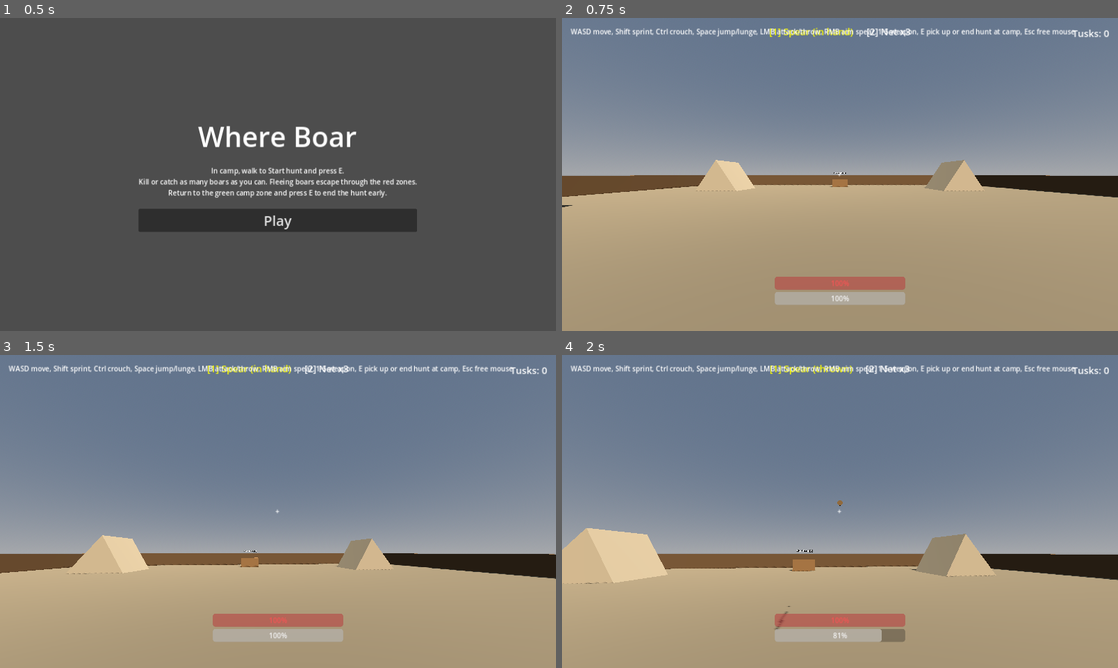
Above: before the commit, frames 1-4 (two rows, left to right).
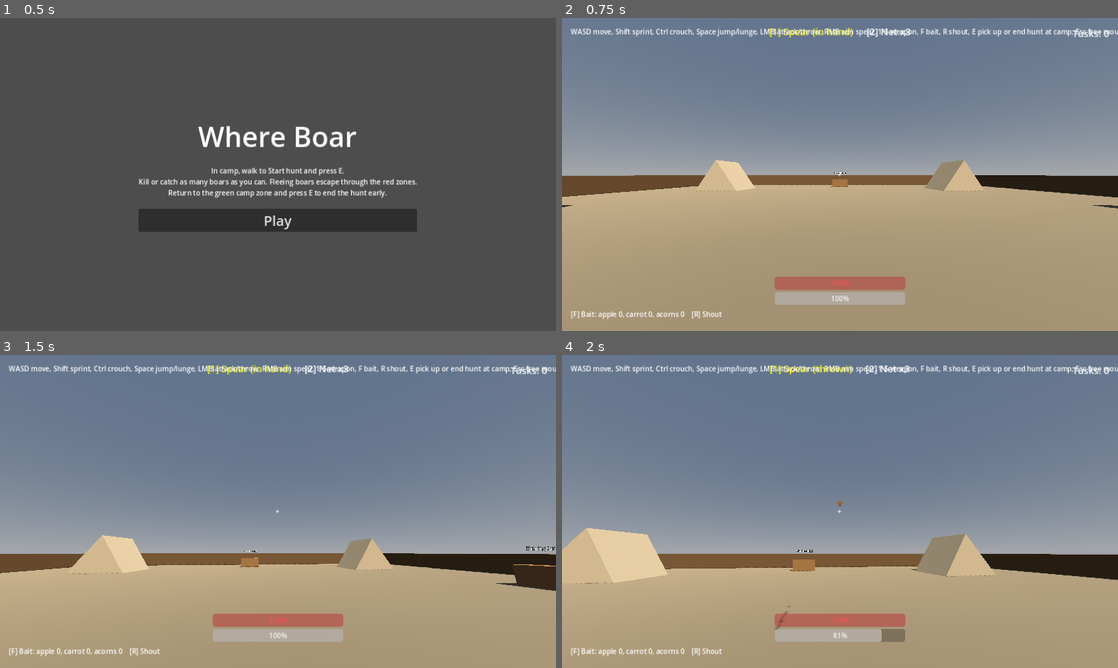
Above: after the commit, the same moments.

Repository: bageus/where-boar
Game: Godot game, scene res://game/bootstrap/app/main.tscn
Same seed, same stepped clock (60 frames per second), same inputs: the game is played once before the commit and once after it.
Inputs (mouse positions are in pixels of both pictures, inside the frame that each line leads up to):
- Up to frame 1 (0.5 s): no input
- Up to frame 2 (0.75 s): click "Play" at 0.5 s
- Up to frame 3 (1.5 s): tap Enter at 1.25 s; move the mouse to (305, 511) at 1.27 s; hold W (move_forward) from 1.28 s (still down); hold Right mouse button (aim) from 1.28 s (still down)
- Up to frame 4 (2 s): keep holding W (move_forward); keep holding Right mouse button (aim); tap Space (jump) at 1.52, 1.82 s; click (867, 511) at 1.55 s

Frame 1 is identical in both runs. In frame 2, 0.7% of the frame differs, in the area x 1-100%, y 3-97%; in frame 3, 1.0%; in frame 4, 0.6%.

Commit message:
P3-006: shout and bait
Co-Authored-By: Claude Opus 5.5 <noreply@anthropic.com>
Claude-Session: https://claude.ai/code/session_01XSFBnjFKXLtHPaufcuGWLw

Diff:
--- a/game/bootstrap/app/tests/run_hunt_map_smoke_test.gd
+++ b/game/bootstrap/app/tests/run_hunt_map_smoke_test.gd
@@ -58,6 +58,11 @@
 			hunter.rotation = Vector3.ZERO
 		4:
 			_check(boars[0].state_name() == "FLEE", "boar near hunter flees")
+			hunter.shout()
+			_check(boars[0]._shout_left > 0.0, "a shout steers the fleeing boar")
+			hunter.equip({"item_carrot": 1})
+			hunter._place_bait()
+			_check(boars[3].baits.size() == 1 and hunter.loadout.used == {"item_carrot": 1}, "placed bait is shown to boars")
 		5:
 			# Park every boar far away so none wanders into the throws below.
 			for i in boars.size():
--- a/game/features/boar/domain/boar_senses.gd
+++ b/game/features/boar/domain/boar_senses.gd
@@ -5,6 +5,8 @@
 
 ## Shout deflection from the straight-away direction, degrees (D018, ASSUMPTION, tune in phase 1).
 const SHOUT_ANGLE_DEG := 30.0
+## How close a boar comes to bait before it stops to eat, metres.
+const EAT_DISTANCE := 1.0
 
 
 ## A calm boar that sees the hunter inside its perception radius starts to flee (M002).
@@ -54,3 +56,16 @@
 static func slide_heading(wall_normal: Vector2, toward: Vector2) -> Vector2:
 	var tangent := Vector2(-wall_normal.y, wall_normal.x)
 	return tangent if tangent.dot(toward) >= 0.0 else -tangent
+
+
+## Index of the nearest bait whose pull radius reaches the boar, or -1 (M011).
+## baits hold Vector3(x, z, pull_radius).
+static func bait_target(boar_pos: Vector2, baits: Array[Vector3]) -> int:
+	var best := -1
+	var best_distance := INF
+	for i in baits.size():
+		var distance := boar_pos.distance_to(Vector2(baits[i].x, baits[i].y))
+		if distance <= baits[i].z and distance < best_distance:
+			best = i
+			best_distance = distance
+	return best
--- a/game/features/boar/public/boar_body.gd
+++ b/game/features/boar/public/boar_body.gd
@@ -22,6 +22,8 @@
 # Charge after an attack (D018), ASSUMPTION numbers (D013).
 const PANIC_SECONDS := 2.5
 const CHARGE_SECONDS := 4.0
+## How long a shout steers a boar before it flees normally again.
+const SHOUT_SECONDS := 2.0
 ## Hunter health lost per point of boar damage (hunter health 100, boar damage 1–2).
 const HP_PER_DAMAGE := 20
 
@@ -33,6 +35,8 @@
 ## Injected by the scene that spawns the boar.
 var hunter: Node3D
 var escape_zones: Array[Vector2] = []
+## Bait nodes on the map (shared array owned by the map); each has attract_radius.
+var baits: Array[Node3D] = []
 
 var boar: Boar
 var _heading := Vector2.ZERO
@@ -47,6 +51,8 @@
 ## Seconds in the current domain state.
 var _state_time := 0.0
 var _charge_rolled := false
+var _shout_heading := Vector2.ZERO
+var _shout_left := 0.0
 
 @onready var _label: Label3D = $Label
 @onready var _health_fill: MeshInstance3D = $HealthBar/Fill
@@ -67,6 +73,17 @@
 	_state_time = 0.0
 	_charge_rolled = false
 	_after_change()
+
+
+## A hunter shouted at shout_pos (M014): a free boar runs off at an angle, never panics.
+func hear_shout(shout_pos: Vector3) -> void:
+	if boar.state not in [Boar.State.WANDER, Boar.State.FLEE]:
+		return
+	var pos := Vector2(global_position.x, global_position.z)
+	var side := 1 if randf() < 0.5 else -1
+	_shout_heading = BoarSenses.shout_heading(boar, pos, Vector2(shout_pos.x, shout_pos.z), side)
+	_shout_left = SHOUT_SECONDS
+	_show_state()
 
 
 func net_hit() -> void:
@@ -129,15 +146,23 @@
 
 func _steer(delta: float, pos: Vector2, hunter_pos: Vector2) -> void:
 	_turn_left -= delta
+	_shout_left -= delta
 	var speed := WANDER_SPEED
 	match boar.state:
 		Boar.State.WANDER:
-			if _turn_left <= 0.0:
-				_turn = randf() * TAU
-				_turn_left = WANDER_TURN_SECONDS
-			_heading = Vector2.from_angle(_turn)
+			var spots := _bait_spots()
+			var bait := BoarSenses.bait_target(pos, spots)
+			if bait != -1:
+				# Walk up to the bait, then stand and eat.
+				var to_bait := Vector2(spots[bait].x, spots[bait].y) - pos
+				_heading = to_bait.normalized() if to_bait.length() > BoarSenses.EAT_DISTANCE else Vector2.ZERO
+			else:
+				if _turn_left <= 0.0:
+					_turn = randf() * TAU
+					_turn_left = WANDER_TURN_SECONDS
+				_heading = Vector2.from_angle(_turn)
 		Boar.State.FLEE:
-			_heading = BoarSenses.flee_heading(pos, hunter_pos, escape_zones)
+			_heading = _shout_heading if _shout_left > 0.0 else BoarSenses.flee_heading(pos, hunter_pos, escape_zones)
 			speed = boar_type.flee_speed
 		Boar.State.CHARGE:
 			_heading = (hunter_pos - pos).normalized()
@@ -158,6 +183,14 @@
 		rotation.y = atan2(-_heading.x, -_heading.y)
 
 
+func _bait_spots() -> Array[Vector3]:
+	var spots: Array[Vector3] = []
+	for bait in baits:
+		if is_instance_valid(bait):
+			spots.append(Vector3(bait.global_position.x, bait.global_position.z, bait.attract_radius))
+	return spots
+
+
 func _apply_knock(delta: float) -> void:
 	velocity.x += _knock.x
 	velocity.z += _knock.z
--- a/game/features/boar/tests/run_senses_tests.gd
+++ b/game/features/boar/tests/run_senses_tests.gd
@@ -8,6 +8,7 @@
 	var failures := 0
 	failures += _check(_perceive_starts_flee_inside_radius(), "hunter inside radius starts flee, outside does not")
 	failures += _check(_shout_deflects_without_panic(), "shout deflects 30 degrees and does not panic")
+	failures += _check(_bait_pulls_within_radius(), "nearest bait in reach pulls the boar")
 	failures += _check(_nearest_zone_choice(), "nearest escape zone is chosen")
 	failures += _check(_zone_escape_rules(), "only fleeing or panicking boars escape in a zone")
 	failures += _check(_flee_heading_bends_to_zone(), "flee heading bends toward a zone ahead, ignores a zone behind")
@@ -65,3 +66,9 @@
 	return no_zone.is_equal_approx(Vector2.RIGHT) \
 		and ahead.is_equal_approx((Vector2.RIGHT + Vector2(1, 1).normalized()).normalized()) \
 		and behind.is_equal_approx(Vector2.RIGHT)
+
+
+func _bait_pulls_within_radius() -> bool:
+	var baits: Array[Vector3] = [Vector3(10, 0, 5), Vector3(-6, 0, 20), Vector3(-8, 0, 20)]
+	return BoarSenses.bait_target(Vector2.ZERO, baits) == 1 \
+		and BoarSenses.bait_target(Vector2(30, 0), baits) == -1
--- a/game/features/hunt/public/hunt.gd
+++ b/game/features/hunt/public/hunt.gd
@@ -9,6 +9,8 @@
 ## Boars on the map when the hunt started.
 var total := 0
 var returned := false
+## item_id -> consumables (bait, traps) spent during the hunt.
+var used_items: Dictionary = {}
 ## type_id -> BoarOutcome.Kind -> count
 var _counts: Dictionary = {}
 var _resolved := 0
--- a/game/features/hunter/domain/loadout.gd
+++ b/game/features/hunter/domain/loadout.gd
@@ -15,9 +15,16 @@
 	Weapon.BOW: "item_bow",
 }
 
+## Bait item ids, the strongest first: place_bait uses the first one left (ASSUMPTION).
+const BAIT_IDS := ["item_apple", "item_carrot", "item_acorns"]
+
 var spear_in_hand := true
 var nets := START_NETS
 var arrows := START_ARROWS
+## item_id -> bait carried this hunt.
+var baits: Dictionary = {}
+## item_id -> consumables spent this hunt; camp takes them out of stock afterwards.
+var used: Dictionary = {}
 var _bought: Array[Weapon] = []
 
 
@@ -27,6 +34,9 @@
 	for weapon in ITEM_IDS:
 		if items.get(ITEM_IDS[weapon], 0) > 0:
 			_bought.append(weapon)
+	baits.clear()
+	for item_id in BAIT_IDS:
+		baits[item_id] = items.get(item_id, 0)
 
 
 func has(weapon: Weapon) -> bool:
@@ -62,3 +72,13 @@
 		return false
 	arrows -= 1
 	return true
+
+
+## Spends the strongest bait left; returns its item id, or "" when out of bait.
+func place_bait() -> String:
+	for item_id in BAIT_IDS:
+		if baits.get(item_id, 0) > 0:
+			baits[item_id] -= 1
+			used[item_id] = used.get(item_id, 0) + 1
+			return item_id
+	return ""
--- /dev/null
+++ b/game/features/hunter/presentation/bait.gd
@@ -0,0 +1,23 @@
+extends Node3D
+
+## Bait on the ground (M011): calm boars within attract_radius come to eat it until it is gone.
+
+## item_id -> [pull radius m, seconds it lasts, colour]; ASSUMPTION numbers (D013).
+const KINDS := {
+	"item_acorns": [12.0, 20.0, Color(0.55, 0.35, 0.15)],
+	"item_carrot": [18.0, 25.0, Color(1.0, 0.5, 0.1)],
+	"item_apple": [18.0, 35.0, Color(0.85, 0.1, 0.1)],
+}
+
+@export var item_id := "item_acorns"
+
+var attract_radius := 12.0
+
+
+func _ready() -> void:
+	var kind: Array = KINDS[item_id]
+	attract_radius = kind[0]
+	var paint := StandardMaterial3D.new()
+	paint.albedo_color = kind[2]
+	$Mesh.material_override = paint
+	get_tree().create_timer(kind[1]).timeout.connect(queue_free)
--- /dev/null
+++ b/game/features/hunter/presentation/bait.tscn
@@ -0,0 +1,14 @@
+[gd_scene load_steps=3 format=3]
+
+[ext_resource type="Script" path="res://game/features/hunter/presentation/bait.gd" id="1_bait"]
+
+[sub_resource type="SphereMesh" id="Mesh_bait"]
+radius = 0.2
+height = 0.3
+
+[node name="Bait" type="Node3D"]
+script = ExtResource("1_bait")
+
+[node name="Mesh" type="MeshInstance3D" parent="."]
+transform = Transform3D(1, 0, 0, 0, 1, 0, 0, 0, 1, 0, 0.15, 0)
+mesh = SubResource("Mesh_bait")
--- a/game/features/hunter/public/hunter.gd
+++ b/game/features/hunter/public/hunter.gd
@@ -11,6 +11,7 @@
 const NetScene = preload("res://game/features/hunter/presentation/net.tscn")
 const StoneScene = preload("res://game/features/hunter/presentation/stone.tscn")
 const ArrowScene = preload("res://game/features/hunter/presentation/arrow.tscn")
+const BaitScene = preload("res://game/features/hunter/presentation/bait.tscn")
 
 # ASSUMPTION numbers (D013), tuned in phase 2.
 const WALK_SPEED := 4.0
@@ -29,6 +30,8 @@
 const EYE_HEIGHT := 1.6
 const CROUCH_EYE_HEIGHT := 1.0
 const STUN_SECONDS := 1.0
+## ASSUMPTION (D013): one shout every 2 s.
+const SHOUT_COOLDOWN := 2.0
 
 const Weapon = Loadout.Weapon
 const WEAPON_NAMES := ["Spear", "Net", "Club", "Sling", "Bow"]
@@ -37,6 +40,10 @@
 signal interacted
 ## Fact: health reached zero; the hunt ends and the hunter goes back to camp with the loot.
 signal downed
+## Fact: the hunter shouted (M014); the map scares boars in earshot.
+signal shouted(at: Vector3)
+## Fact: bait was put on the ground (M011); the map shows it to boars.
+signal bait_placed(bait: Node3D)
 
 var stamina := Stamina.new()
 var health := Health.new()
@@ -45,12 +52,14 @@
 ## Spears and nets this hunter threw that are still in the world.
 var _thrown: Array[RigidBody3D] = []
 var _stun := 0.0
+var _shout_cooldown := 0.0
 
 @onready var _camera: Camera3D = $Camera
 @onready var _reach: RayCast3D = $Camera/Reach
 @onready var _stamina_bar: ProgressBar = $Hud/Stamina
 @onready var _health_bar: ProgressBar = $Hud/Health
 @onready var _hotbar: HBoxContainer = $Hud/Hotbar
+@onready var _bait_label: Label = $Hud/Bait
 
 
 func _ready() -> void:
@@ -82,6 +91,10 @@
 	elif event.is_action_pressed("interact"):
 		_pick_up()
 		interacted.emit()
+	elif event.is_action_pressed("shout"):
+		shout()
+	elif event.is_action_pressed("bait"):
+		_place_bait()
 	else:
 		for i in WEAPON_NAMES.size():
 			if event.is_action_pressed("weapon_%d" % (i + 1)) and loadout.has(i):
@@ -101,7 +114,28 @@
 		downed.emit()
 
 
+## Scares boars in earshot sideways (M014); limited by a short cooldown.
+func shout() -> void:
+	if _shout_cooldown > 0.0:
+		return
+	_shout_cooldown = SHOUT_COOLDOWN
+	shouted.emit(global_position)
+
+
+func _place_bait() -> void:
+	var item_id := loadout.place_bait()
+	if item_id == "":
+		return
+	var bait: Node3D = BaitScene.instantiate()
+	bait.item_id = item_id
+	bait.top_level = true
+	add_child(bait)
+	bait.global_position = global_position - global_basis.z * 1.0
+	bait_placed.emit(bait)
+
+
 func _physics_process(delta: float) -> void:
+	_shout_cooldown -= delta
 	if _stun > 0.0:
 		_stun -= delta
 		velocity += get_gravity() * delta
@@ -198,3 +232,7 @@
 		slot.visible = loadout.has(i)
 		slot.text = "[%d] %s%s" % [i + 1, WEAPON_NAMES[i], extras[i]]
 		slot.modulate = Color.YELLOW if weapon == i else Color.WHITE
+	var bait_counts := PackedStringArray()
+	for item_id in Loadout.BAIT_IDS:
+		bait_counts.append("%s %d" % [item_id.trim_prefix("item_"), loadout.baits.get(item_id, 0)])
+	_bait_label.text = "[F] Bait: %s    [R] Shout" % ", ".join(bait_counts)
--- a/game/features/hunter/public/hunter.tscn
+++ b/game/features/hunter/public/hunter.tscn
@@ -77,9 +77,19 @@
 
 
 
+[node name="Bait" type="Label" parent="Hud"]
+anchors_preset = 2
+anchor_top = 1.0
+anchor_bottom = 1.0
+offset_left = 20.0
+offset_top = -50.0
+offset_right = 600.0
+offset_bottom = -20.0
+grow_vertical = 0
+
 [node name="Help" type="Label" parent="Hud"]
 offset_left = 20.0
 offset_top = 20.0
 offset_right = 900.0
 offset_bottom = 44.0
-text = "WASD move, Shift sprint, Ctrl crouch, Space jump/lunge, LMB attack/throw, RMB aim spear, 1-5 weapon, E pick up or end hunt at camp, Esc free mouse"
+text = "WASD move, Shift sprint, Ctrl crouch, Space jump/lunge, LMB attack/throw, RMB aim spear, 1-5 weapon, F bait, R shout, E pick up or end hunt at camp, Esc free mouse"
--- a/game/features/hunter/tests/run_hunter_tests.gd
+++ b/game/features/hunter/tests/run_hunter_tests.gd
@@ -15,6 +15,7 @@
 	failures += _check(_nets_run_out(), "nets run out and can be picked up")
 	failures += _check(_health_runs_down_to_zero(), "damage lowers health and stops at zero")
 	failures += _check(_bought_weapons_unlock(), "bought weapons unlock; arrows run out")
+	failures += _check(_bait_strongest_first(), "bait is placed strongest first and counted as used")
 	print("hunter tests: %d failure(s)" % failures)
 	quit(1 if failures else 0)
 
@@ -86,3 +87,12 @@
 		loadout.shoot_arrow()
 	return locked and loadout.has(Loadout.Weapon.BOW) and not loadout.has(Loadout.Weapon.CLUB) \
 		and loadout.has(Loadout.Weapon.SPEAR) and not loadout.shoot_arrow()
+
+
+func _bait_strongest_first() -> bool:
+	var loadout := Loadout.new()
+	loadout.equip({"item_acorns": 1, "item_apple": 1})
+	var first := loadout.place_bait()
+	var second := loadout.place_bait()
+	return first == "item_apple" and second == "item_acorns" and loadout.place_bait() == "" \
+		and loadout.used == {"item_apple": 1, "item_acorns": 1}
--- a/game/features/settlement/public/progress.gd
+++ b/game/features/settlement/public/progress.gd
@@ -14,9 +14,11 @@
 var items: Dictionary = {}
 
 
-## Adds a finished hunt's tusks and live catches.
+## Adds a finished hunt's tusks and live catches and takes spent consumables out of stock.
 func add_hunt(hunt: Hunt) -> void:
 	tusks += hunt.tusks()
+	for item_id in hunt.used_items:
+		items[item_id] = maxi(0, items.get(item_id, 0) - hunt.used_items[item_id])
 	for type_id in hunt.type_ids():
 		var alive := hunt.count(type_id, BoarOutcome.Kind.CAPTURED)
 		if alive > 0:
--- a/game/features/settlement/public/shop_catalog.gd
+++ b/game/features/settlement/public/shop_catalog.gd
@@ -7,6 +7,9 @@
 	"item_club": {"name": "Club", "shop": "weapon_shop", "price": 30, "unique": true},
 	"item_sling": {"name": "Sling", "shop": "weapon_shop", "price": 25, "unique": true},
 	"item_bow": {"name": "Bow", "shop": "weapon_shop", "price": 50, "unique": true},
+	"item_acorns": {"name": "Acorns (bait)", "shop": "hunting_hut", "price": 5, "unique": false},
+	"item_carrot": {"name": "Carrot (bait)", "shop": "hunting_hut", "price": 8, "unique": false},
+	"item_apple": {"name": "Apple (bait)", "shop": "hunting_hut", "price": 8, "unique": false},
 }
 
 
--- a/game/features/settlement/tests/run_settlement_tests.gd
+++ b/game/features/settlement/tests/run_settlement_tests.gd
@@ -7,7 +7,7 @@
 
 func _init() -> void:
 	var failures := 0
-	failures += _check(_hunt_adds_tusks_and_catches(), "a hunt adds tusks and live catches")
+	failures += _check(_hunt_adds_tusks_and_catches(), "a hunt adds tusks and live catches and spends bait")
 	failures += _check(_spend_needs_enough_tusks(), "spending needs enough tusks")
 	failures += _check(_round_trip(), "progress survives to_dict/from_dict")
 	failures += _check(_bad_data_falls_back(), "malformed save data falls back to defaults")
@@ -27,9 +27,11 @@
 	hunt.record("common_brown", BoarOutcome.Kind.DEAD)
 	hunt.record("golden_tusk", BoarOutcome.Kind.CAPTURED)
 	hunt.record("runner_grey", BoarOutcome.Kind.ESCAPED)
+	hunt.used_items = {"item_acorns": 1}
 	var progress := Progress.new()
+	progress.items = {"item_acorns": 3}
 	progress.add_hunt(hunt)
-	return progress.tusks == 22 and progress.caught == {"golden_tusk": 1}
+	return progress.tusks == 22 and progress.caught == {"golden_tusk": 1} and progress.items["item_acorns"] == 2
 
 
 func _spend_needs_enough_tusks() -> bool:
--- a/game/presentation/camp/public/camp.tscn
+++ b/game/presentation/camp/public/camp.tscn
@@ -60,6 +60,11 @@
 station_id = "weapon_shop"
 title = "Armory"
 
+[node name="HuntingHut" parent="Stations" instance=ExtResource("5_station")]
+transform = Transform3D(0, 0, 1, 0, 1, 0, -1, 0, 0, 14, 0, 0)
+station_id = "hunting_hut"
+title = "Hunting hut"
+
 [node name="Hunter" parent="." instance=ExtResource("6_hunter")]
 transform = Transform3D(1, 0, 0, 0, 1, 0, 0, 0, 1, 0, 0.1, 8)
 
--- a/game/presentation/hunt_map/public/hunt_map.gd
+++ b/game/presentation/hunt_map/public/hunt_map.gd
@@ -13,10 +13,14 @@
 ## ASSUMPTION: boars per prototype hunt.
 const BOAR_COUNT := 6
 const RETURN_RADIUS := 3.0
+## ASSUMPTION (D013): how far a shout carries, metres.
+const SHOUT_RADIUS := 15.0
 
 var hunt: Hunt
 ## Camp gear (item_id -> count), injected before the map enters the tree.
 var items: Dictionary = {}
+## Bait on the ground; the same array is shared with every boar.
+var _baits: Array[Node3D] = []
 
 @onready var _hunter: CharacterBody3D = $Hunter
 @onready var _goal: Label = $Hud/Goal
@@ -34,12 +38,15 @@
 		boar.boar_type = BoarTypes.pick(randf())
 		boar.hunter = _hunter
 		boar.escape_zones = zones
+		boar.baits = _baits
 		boar.position = spawns[i].position
 		boar.outcome_reached.connect(_on_outcome)
 		$Boars.add_child(boar)
 	_hunter.equip(items)
 	_hunter.interacted.connect(_on_interacted)
 	_hunter.downed.connect(_on_downed)
+	_hunter.shouted.connect(_on_shouted)
+	_hunter.bait_placed.connect(_on_bait_placed)
 	var minimap := $Hud/Minimap
 	minimap.hunter = _hunter
 	minimap.escape_zones = zones
@@ -53,14 +60,14 @@
 	hunt.record(type_id, kind)
 	_show_goal()
 	if hunt.is_over():
-		hunt_ended.emit(hunt)
+		_end()
 
 
 func _on_interacted() -> void:
 	if hunt.is_over() or _hunter.global_position.distance_to($ReturnPoint.global_position) > RETURN_RADIUS:
 		return
 	hunt.returned = true
-	hunt_ended.emit(hunt)
+	_end()
 
 
 ## Zero health: back to camp with what was caught, no defeat screen (section 10).
@@ -68,7 +75,24 @@
 	if hunt.is_over():
 		return
 	hunt.returned = true
+	_end()
+
+
+func _end() -> void:
+	hunt.used_items = _hunter.loadout.used.duplicate()
 	hunt_ended.emit(hunt)
+
+
+func _on_shouted(at: Vector3) -> void:
+	for boar in $Boars.get_children():
+		if boar.global_position.distance_to(at) <= SHOUT_RADIUS:
+			boar.hear_shout(at)
+
+
+func _on_bait_placed(bait: Node3D) -> void:
+	# Drop eaten bait; boars skip freed entries in between.
+	_baits.assign(_baits.filter(is_instance_valid))
+	_baits.append(bait)
 
 
 func _show_goal() -> void:
--- a/project.godot
+++ b/project.godot
@@ -69,6 +69,14 @@
 "deadzone": 0.2,
 "events": [Object(InputEventKey,"resource_local_to_scene":false,"resource_name":"","device":-1,"window_id":0,"alt_press …(191 unchanged characters)…
 }
+shout={
+"deadzone": 0.2,
+"events": [Object(InputEventKey,"resource_local_to_scene":false,"resource_name":"","device":-1,"window_id":0,"alt_pressed":false,"shift_pressed":false,"ctrl_pressed":false,"meta_pressed":false,"pressed":false,"keycode":0,"physical_keycode":82,"key_label":0,"unicode":0,"location":0,"echo":false,"script":null)]
+}
+bait={
+"deadzone": 0.2,
+"events": [Object(InputEventKey,"resource_local_to_scene":false,"resource_name":"","device":-1,"window_id":0,"alt_pressed":false,"shift_pressed":false,"ctrl_pressed":false,"meta_pressed":false,"pressed":false,"keycode":0,"physical_keycode":70,"key_label":0,"unicode":0,"location":0,"echo":false,"script":null)]
+}
 pause={
 "deadzone": 0.2,
 "events": [Object(InputEventKey,"resource_local_to_scene":false,"resource_name":"","device":-1,"window_id":0,"alt_press …(196 unchanged characters)…
Not shown, added: game/features/hunter/presentation/bait.gd.uid
Not shown, changed: ACTIVE_TASK.md
Not shown, changed: BACKLOG.md
Not shown, changed: GAME_SPEC.md
Not shown, changed: PROJECT_STATE.md
